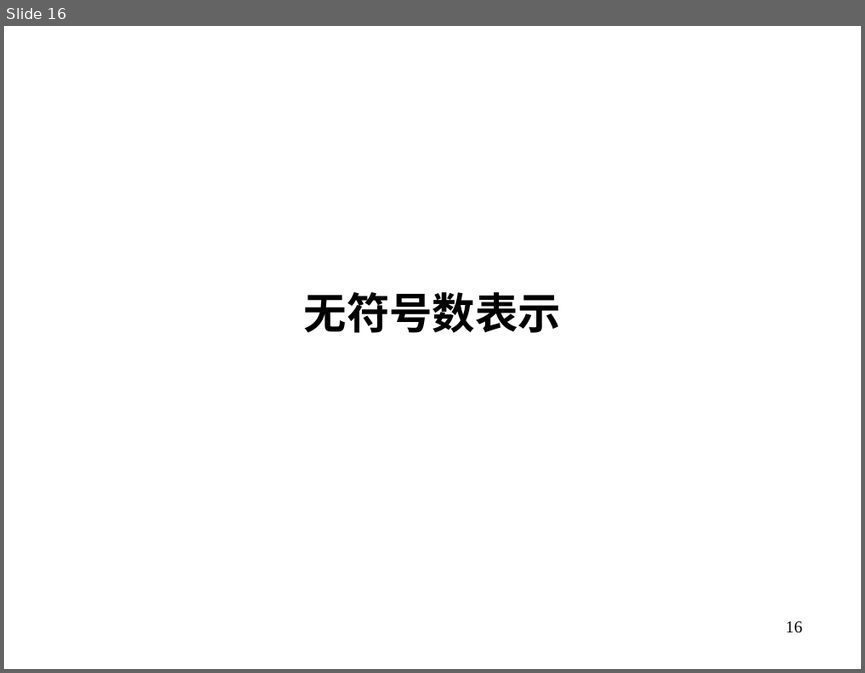
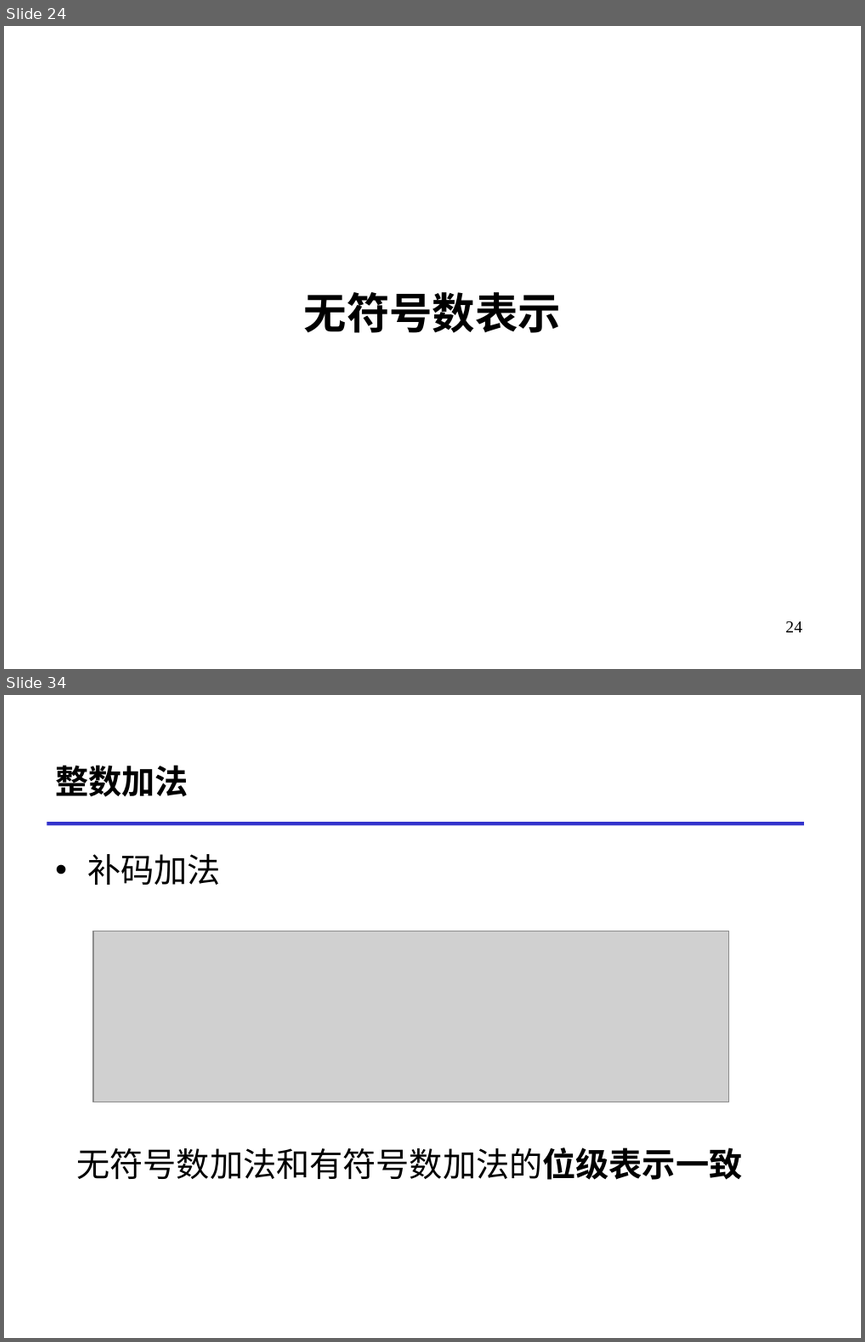
Before and after one commit to RUCICS/ICS1-2024-Preparation, a slide deck: 数的表示MoocDemo.pptx. Shown one above the other, each under a label of ours: slide 16 before the commit, slides 24 and 34 after it; the slides between them are not shown. The pictures are 865x673 and 865x1342 pixels, drawn with LibreOffice and Linux fonts; fonts in the diff are those of the drawing; grey boxes stand for pictures. Boxes give left, top, right and bottom in pixels: in the first picture for what was removed or moved away, otherwise in the second. Text is boxed around its words. In the diff, an @@ line names an element or a change of style, - is before the commit and + after.

```diff
--- a/数的表示MoocDemo.pptx
+++ b/数的表示MoocDemo.pptx
@@ slide 34 added at [4,695,861,1338], background #FFFFFF @@
@@ title added at [55,765,188,797], 28 pt, text #000000, bold @@
+整数加法
@@ line added from (46, 823) to (803, 823), #3333CC 3 pt @@
@@ text added at [87,854,221,885], 28 pt, text #000000 @@
+• 补码加法
@@ picture added at [93,930,729,1102] @@
@@ text added at [76,1147,742,1179], 28 pt, text #000000 @@
+无符号数加法和有符号数加法的位级表示一致
@@ what was slide 16 is now slide 24 @@
@@ page number at [785,621,802,632]: text changed @@
-16
+24
```
Also in this commit, not shown: 5 slides changed, 35 other slides added.
